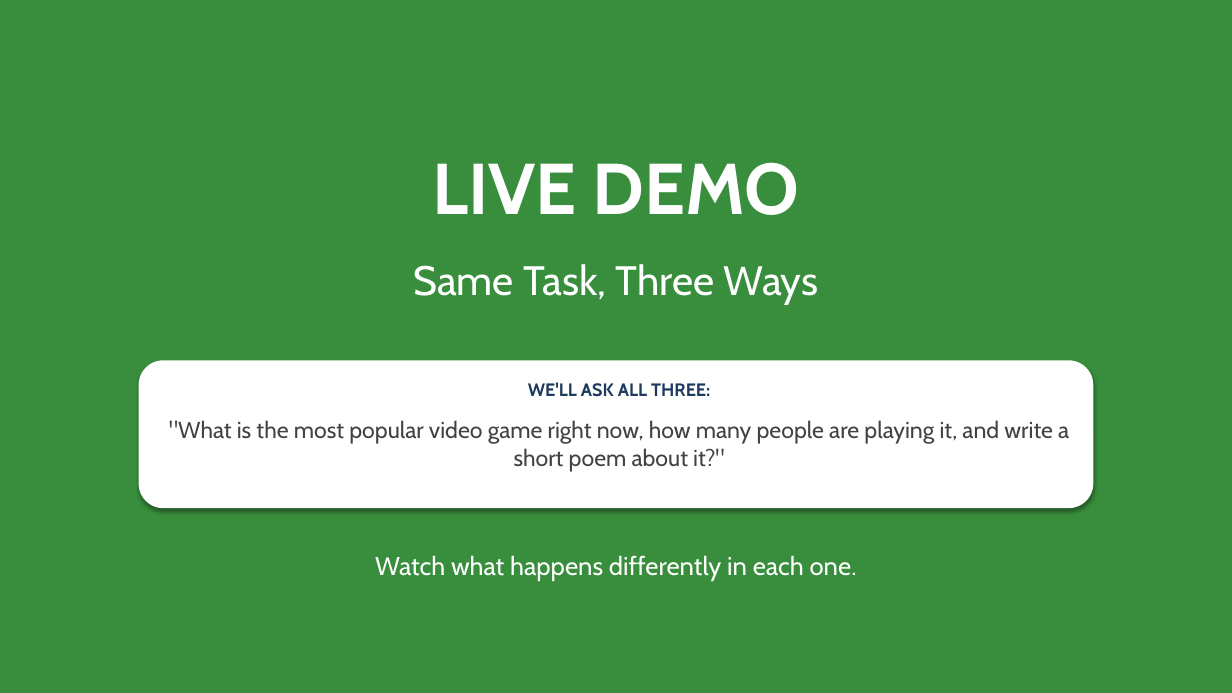
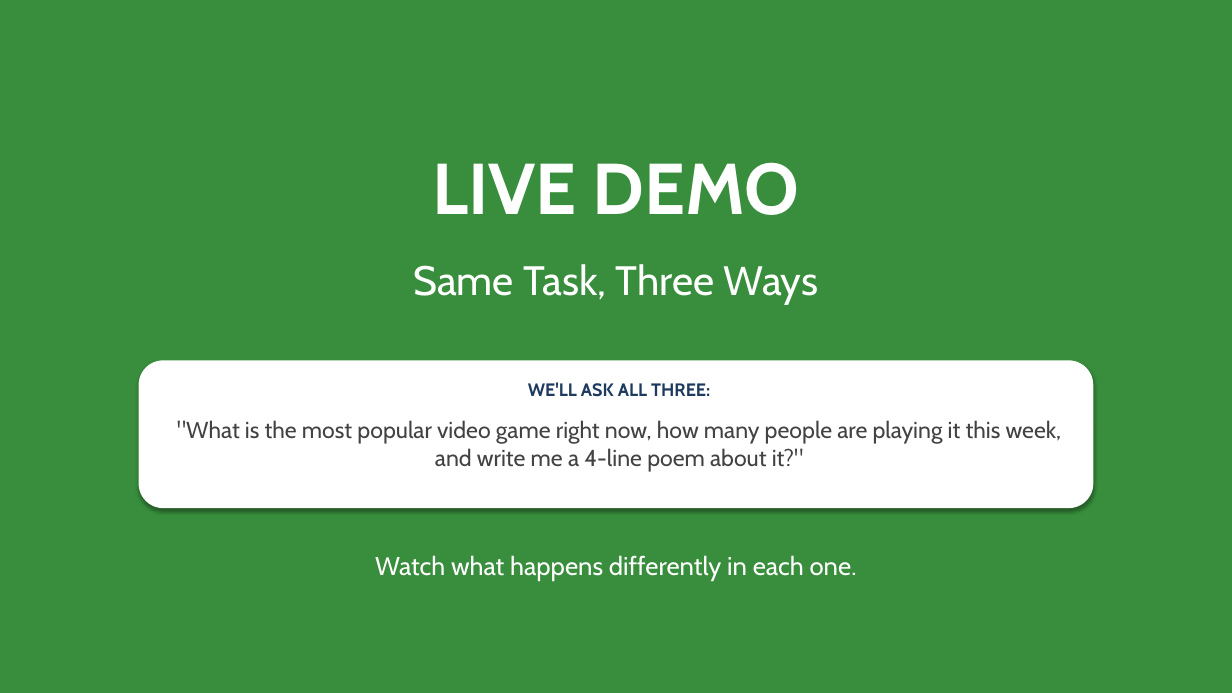
Before and after one commit to aghimir3/KidsComputerScience, a slide deck: slide 14 of 2026-05-02_How_AI_Agents_Work/2026-05-02_How_AI_Agents_Work.pptx (slide 13 before the commit). Drawn at 1232x693 pixels with LibreOffice and Linux fonts; fonts in the diff are those of the drawing. Boxes give left, top, right and bottom in pixels: in the first picture for what was removed or moved away, otherwise in the second. Text is boxed around its words. In the diff, an @@ line names an element or a change of style, - is before the commit and + after.

```diff
--- a/2026-05-02_How_AI_Agents_Work/2026-05-02_How_AI_Agents_Work.pptx
+++ b/2026-05-02_How_AI_Agents_Work/2026-05-02_How_AI_Agents_Work.pptx
@@ text at (177,420,1062,472): text changed @@
-"What is the most popular video game right now, how many people are playing it, and write a short poem about it?"
+"What is the most popular video game right now, how many people are playing it this week, and write me a 4-line poem about it?"
```
Also in this commit, not shown: 1 slide added, 3 other files.
